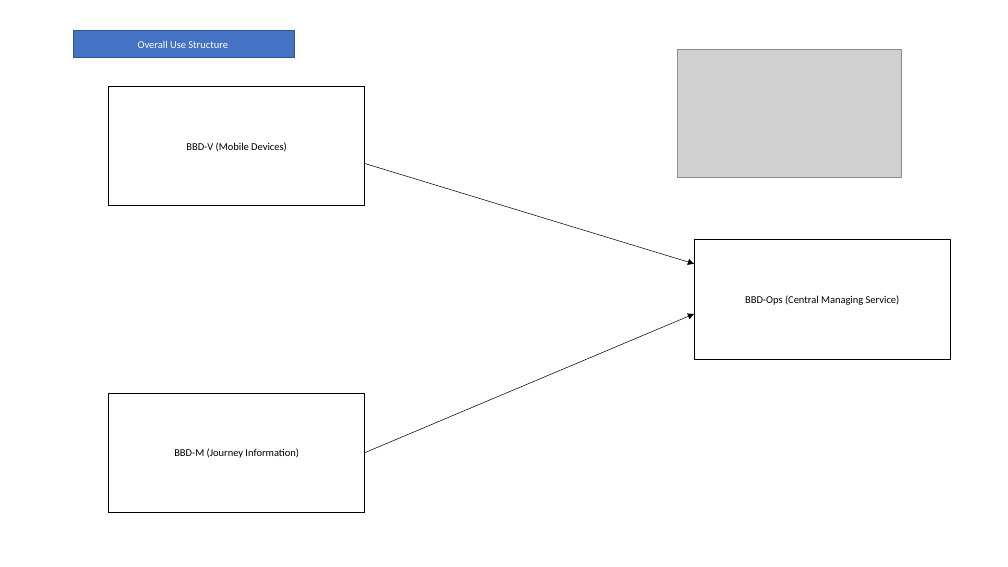
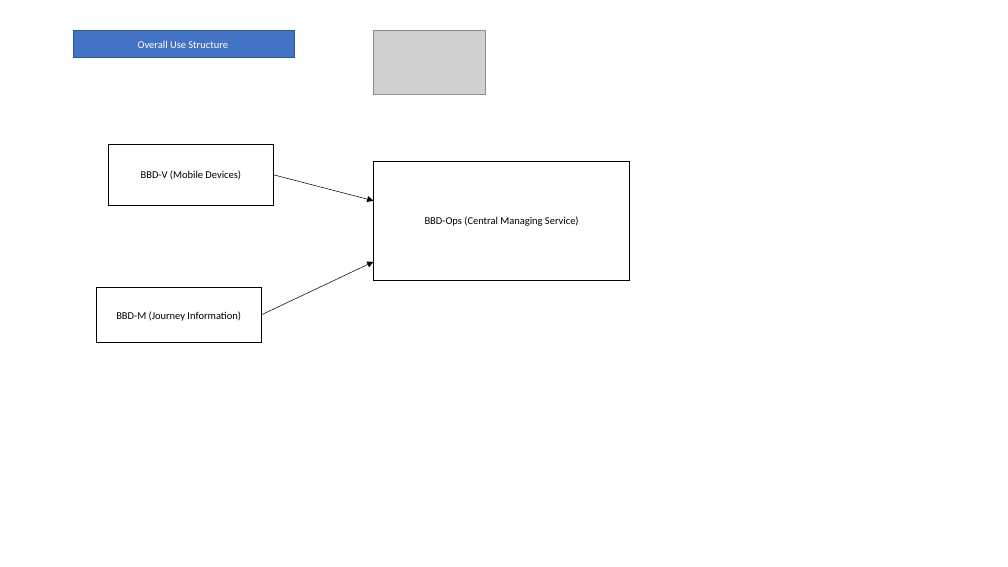
Before and after one commit to st970703/Software_Architecture_Report, a slide deck: slide 1 of Big Brother Driver Diagrams.pptx. Drawn at 1008x567 pixels with LibreOffice and Linux fonts; fonts in the diff are those of the drawing; grey boxes stand for pictures. Boxes give left, top, right and bottom in pixels: in the first picture for what was removed or moved away, otherwise in the second. Text is boxed around its words. In the diff, an @@ line names an element or a change of style, - is before the commit and + after.

```diff
--- a/Big Brother Driver Diagrams.pptx
+++ b/Big Brother Driver Diagrams.pptx
@@ picture: place and size @@
-picture at [678, 50, 902, 178]
+picture at [374, 30, 485, 94]
@@ rectangle "BBD-V (Mobile Devices)": place and size @@
-rectangle "BBD-V (Mobile Devices)" at [108, 86, 364, 206]
+rectangle "BBD-V (Mobile Devices)" at [108, 144, 273, 206]
@@ arrow moved from (365, 163) - (694, 264) to (274, 175) - (374, 200) @@
@@ rectangle "BBD-Ops (Central Managing Service)": place and size @@
-rectangle "BBD-Ops (Central Managing Service)" at [694, 240, 951, 359]
+rectangle "BBD-Ops (Central Managing Service)" at [374, 161, 630, 281]
@@ arrow moved from (365, 453) - (694, 314) to (261, 315) - (374, 262) @@
@@ rectangle "BBD-M (Journey Information)": place and size @@
-rectangle "BBD-M (Journey Information)" at [108, 393, 364, 513]
+rectangle "BBD-M (Journey Information)" at [96, 288, 261, 343]
```
Also in this commit, not shown: 11 other slides changed, 2 other files.
